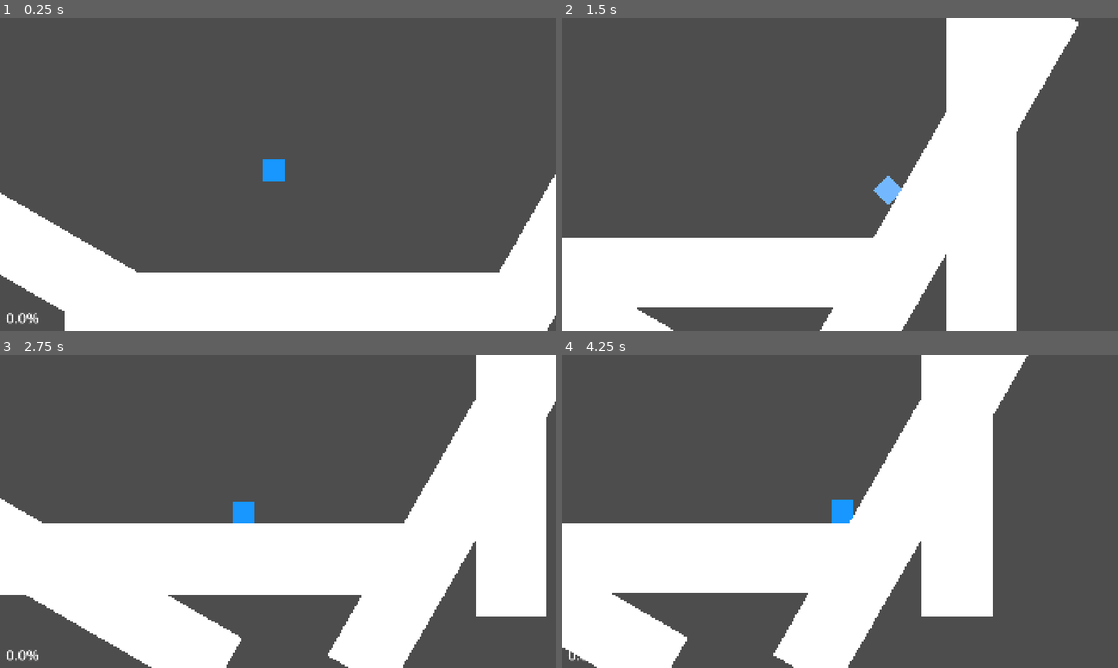
Above: before the commit, frames 1-4 (two rows, left to right).
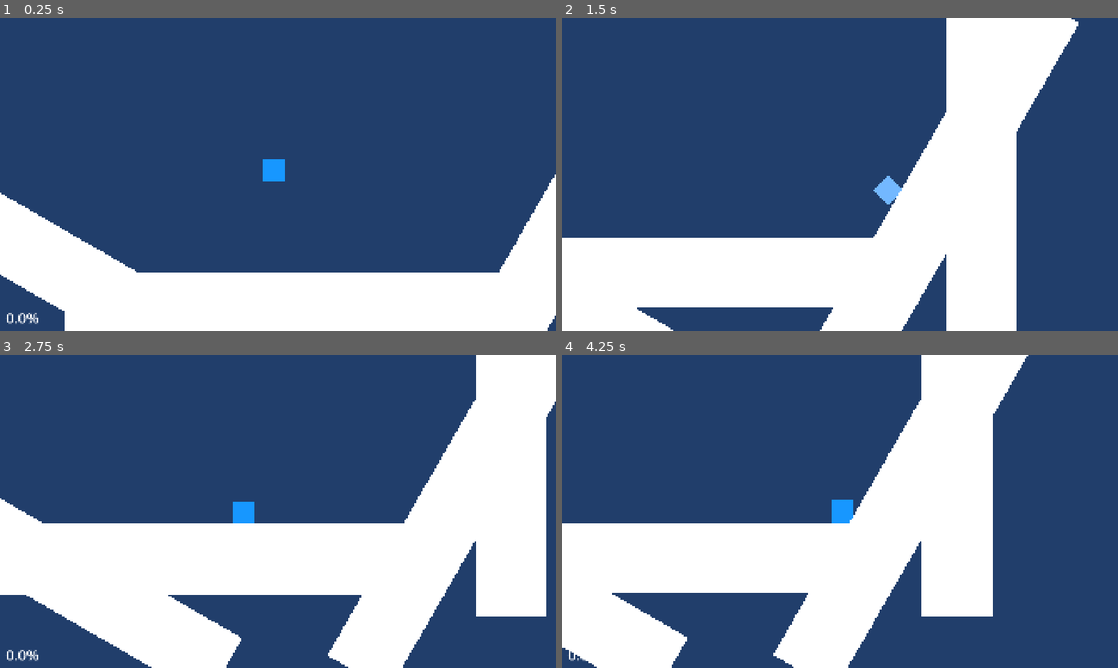
Above: after the commit, the same moments.

Repository: ruzet/SmashUltimateMovementRecreation
Game: Godot game, scene res://MovementTesting.tscn
Same seed, same stepped clock (60 frames per second), same inputs: the game is played once before the commit and once after it.
Inputs:
- Up to frame 1 (0.25 s): no input
- Up to frame 2 (1.5 s): hold X (Dodge) 0.53-1.28 s; hold Right (ui_right) from 0.53 s (still down); tap Z (Jump) at 0.77 s; tap X (Dodge) at 1.35 s
- Up to frame 3 (2.75 s): tap Z (Jump) at 1.52 s; release Right (ui_right) at 2.03 s; hold Left (ui_left) from 2.03 s (still down); hold X (Dodge) from 2.03 s (still down)
- Up to frame 4 (4.25 s): release Left (ui_left) at 2.78 s; release X (Dodge) at 2.78 s; hold Right (ui_right) from 2.78 s (still down); tap X (Dodge) at 2.85 s; tap Z (Jump) at 3.02, 3.77 s; hold X (Dodge) from 3.53 s (still down)

The runs differ from the first frame. In frame 1, 78% of the frame differs, in the area x 0-100%, y 0-100%; in frame 2, 65%; in frame 3, 58%; in frame 4, 64%.

Commit message:
export files and readme update

Diff:
--- a/icon.svg
+++ b/icon.svg
@@ -1 +1,18 @@
-<svg xmlns="http://www.w3.org/2000/svg" width="128" height="128"><rect width="124" height="124" x="2" y="2" fill="#363d52" stroke="#212532" stroke-width="4" rx="14"/><g fill="#fff" transform="translate(12.322 12.322)scale(.101)"><path d="M105 673v33q407 354 814 0v-33z"/><path fill="#478cbf" d="m105 673 152 14q12 1 15 14l4 67 132 10 8-61q2-11 15-15h162q13 4 15 15l8 61 132-10 4-67q3-13 15-14l152-14V427q30-39 56-81-35-59-83-108-43 20-82 47-40-37-88-64 7-51 8-102-59-28-123-42-26 43-46 89-49-7-98 0-20-46-46-89-64 14-123 42 1 51 8 102-48 27-88 64-39-27-82-47-48 49-83 108 26 42 56 81zm0 33v39c0 276 813 276 814 0v-39l-134 12-5 69q-2 10-14 13l-162 11q-12 0-16-11l-10-65H446l-10 65q-4 11-16 11l-162-11q-12-3-14-13l-5-69z"/><path d="M483 600c0 34 58 34 58 0v-86c0-34-58-34-58 0z"/><circle cx="725" cy="526" r="90"/><circle cx="299" cy="526" r="90"/></g><g fill="#414042" transform="translate(12.322 12.322)scale(.101)"><circle cx="307" cy="532" r="60"/><circle cx="717" cy="532" r="60"/></g></svg>
+<?xml version="1.0" encoding="UTF-8" standalone="no"?>
+<!-- Created with Inkscape (http://www.inkscape.org/) by Toomai Glittershine for SmashWiki -->
+<svg id="svg2" xmlns:rdf="http://www.w3.org/1999/02/22-rdf-syntax-ns#" xmlns="http://www.w3.org/2000/svg" version="1.1" xmlns:cc="http://creativecommons.org/ns#" xmlns:dc="http://purl.org/dc/elements/1.1/"
+		height="256" width="256"
+		viewBox="0 0 256 256">
+	<metadata id="metadata7">
+		<rdf:RDF>
+			<cc:Work rdf:about="">
+				<dc:format>image/svg+xml</dc:format>
+				<dc:type rdf:resource="http://purl.org/dc/dcmitype/StillImage"/>
+				<dc:title/>
+			</cc:Work>
+		</rdf:RDF>
+	</metadata>
+	<path id="mainsymbolpath" style="opacity:0.5;fill:#000000;fill-opacity:1;stroke:none"
+		d="m 128,38.17189 c -3.96774,0 -7.88276,0.26235 -11.71455,0.76112 l 0,107.94597 99.54061,0 c 1.29999,-6.08286 1.98552,-12.39119 1.98552,-18.86242 0,-49.6066 -40.20496,-89.84467 -89.81158,-89.84467 z m -57.282183,20.61629 c -19.888889,16.47529 -32.529397,41.38427 -32.529397,69.22838 0,6.46737 0.689185,12.78339 1.985518,18.86242 l 30.543879,0 0,-88.0908 z M 45.865755,164.45081 c 5.665734,12.76396 14.229794,23.96191 24.852062,32.76104 l 0,-32.76104 -24.852062,0 z m 70.419695,0 0,52.61621 c 3.83198,0.4988 7.7466,0.7611 11.71455,0.7611 36.63278,0 68.12716,-21.93201 82.10115,-53.37731 l -93.8157,0 z"
+	/>
+</svg>
--- a/project.godot
+++ b/project.godot
@@ -13,7 +13,7 @@
 config/name="Smash Ultimate Movement Recreation"
 run/main_scene="uid://b5qqhkihip0t6"
 config/features=PackedStringArray("4.7", "Forward Plus")
-config/icon="res://icon.svg"
+config/icon="uid://bwfv0hc4cltce"
 
 [display]
 
@@ -56,3 +56,4 @@
 [rendering]
 
 rendering_device/driver.windows="d3d12"
+environment/defaults/default_clear_color=Color(0.1282638, 0.24253884, 0.42131513, 1)
Not shown, added: export/Smash Ultimate Movement Recreation.apple-touch-icon.png.import
Not shown, added: export/Smash Ultimate Movement Recreation.icon.png.import
Not shown, added: export/Smash Ultimate Movement Recreation.png.import
Not shown, changed: export_presets.cfg
Not shown, changed: .DS_Store
Not shown, changed: README.md
Not shown, added: SmashUltimateMovementRecreation.zip
Not shown, added: export/.DS_Store
Not shown, added: export/Smash Ultimate Movement Recreation.apple-touch-icon.png
Not shown, added: export/Smash Ultimate Movement Recreation.audio.position.worklet.js
Not shown, added: export/Smash Ultimate Movement Recreation.audio.worklet.js
Not shown, added: export/Smash Ultimate Movement Recreation.icon.png
(and 5 more such lines)
